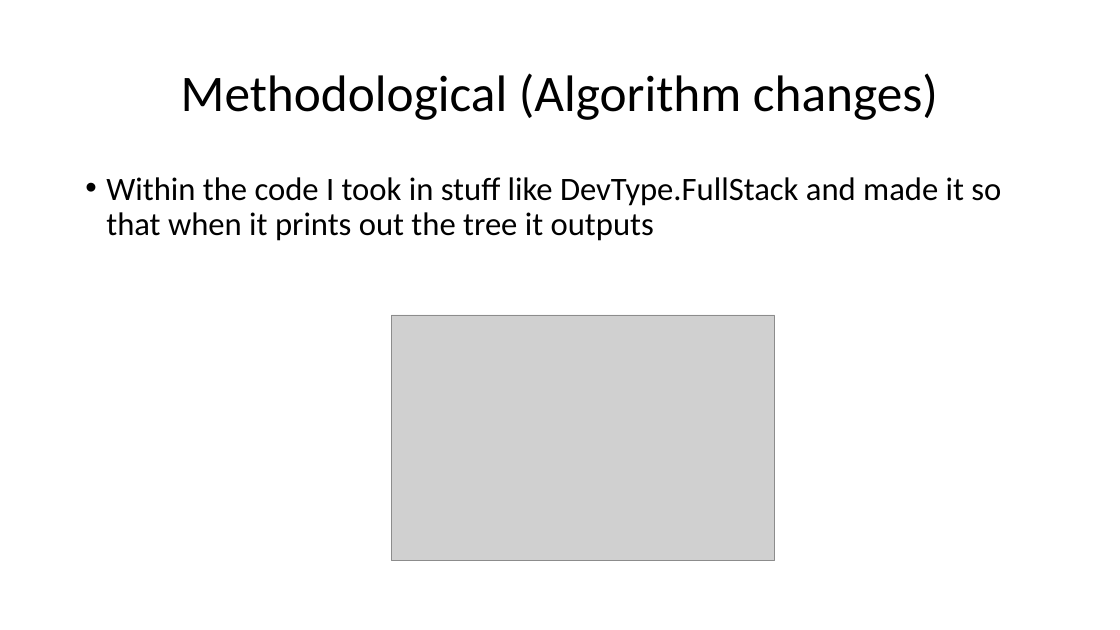
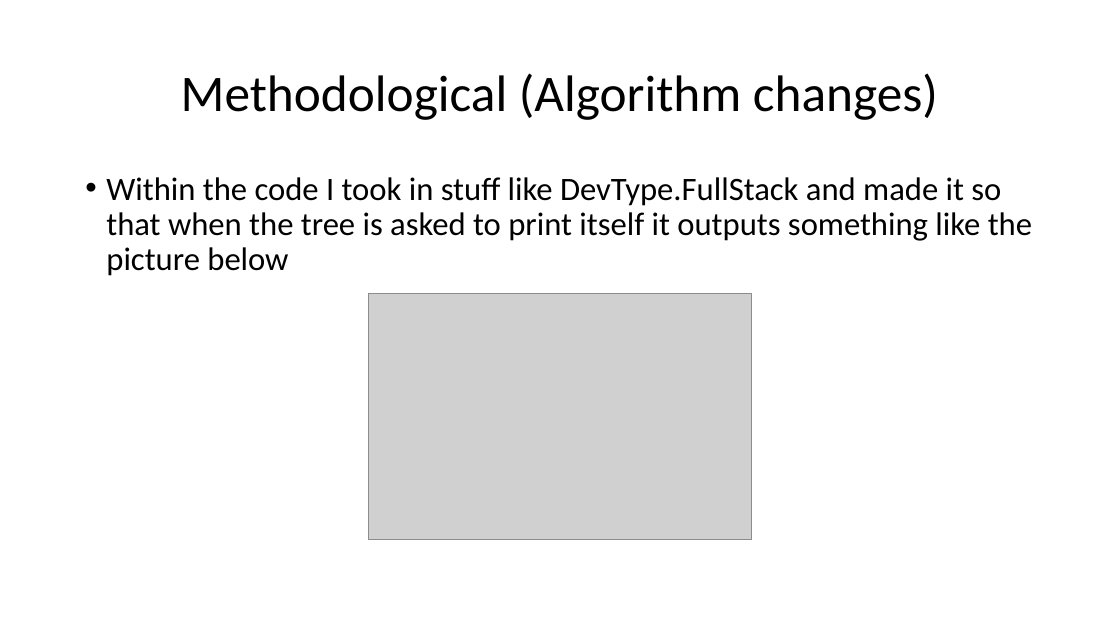
Before and after one commit to Iotaslair/DM-ML-Personal-Project, a slide deck: slide 11 of Presentation.pptx. Drawn at 1120x630 pixels with LibreOffice and Linux fonts; fonts in the diff are those of the drawing; grey boxes stand for pictures. Boxes give left, top, right and bottom in pixels: in the first picture for what was removed or moved away, otherwise in the second. Text is boxed around its words. In the diff, an @@ line names an element or a change of style, - is before the commit and + after.

```diff
--- a/Presentation.pptx
+++ b/Presentation.pptx
@@ text at box(106, 177, 1032, 276): text changed @@
-• Within the code I took in stuff like DevType.FullStack and made it so that when it prints out the tree it outputs
+• Within the code I took in stuff like DevType.FullStack and made it so that when the tree is asked to print itself it outputs something like the picture below
@@ picture: place and size @@
-picture at box(392, 315, 775, 561)
+picture at box(369, 294, 752, 540)
```
Also in this commit, not shown: 11 other slides changed, 1 slide added, 1 other file.
